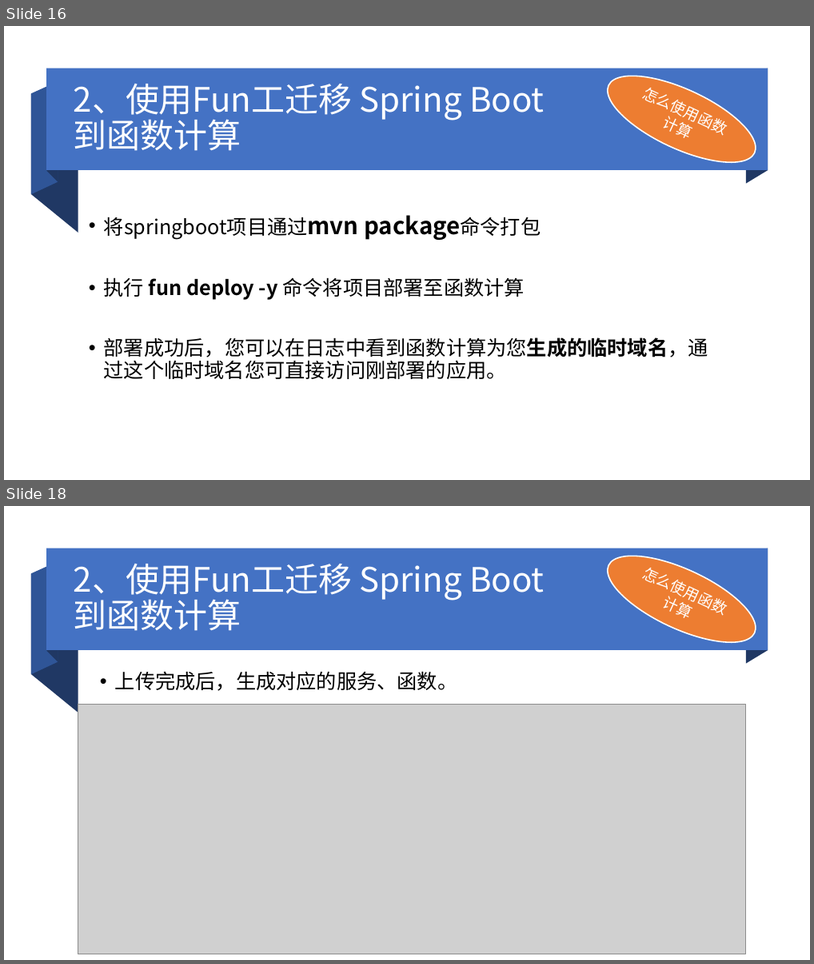
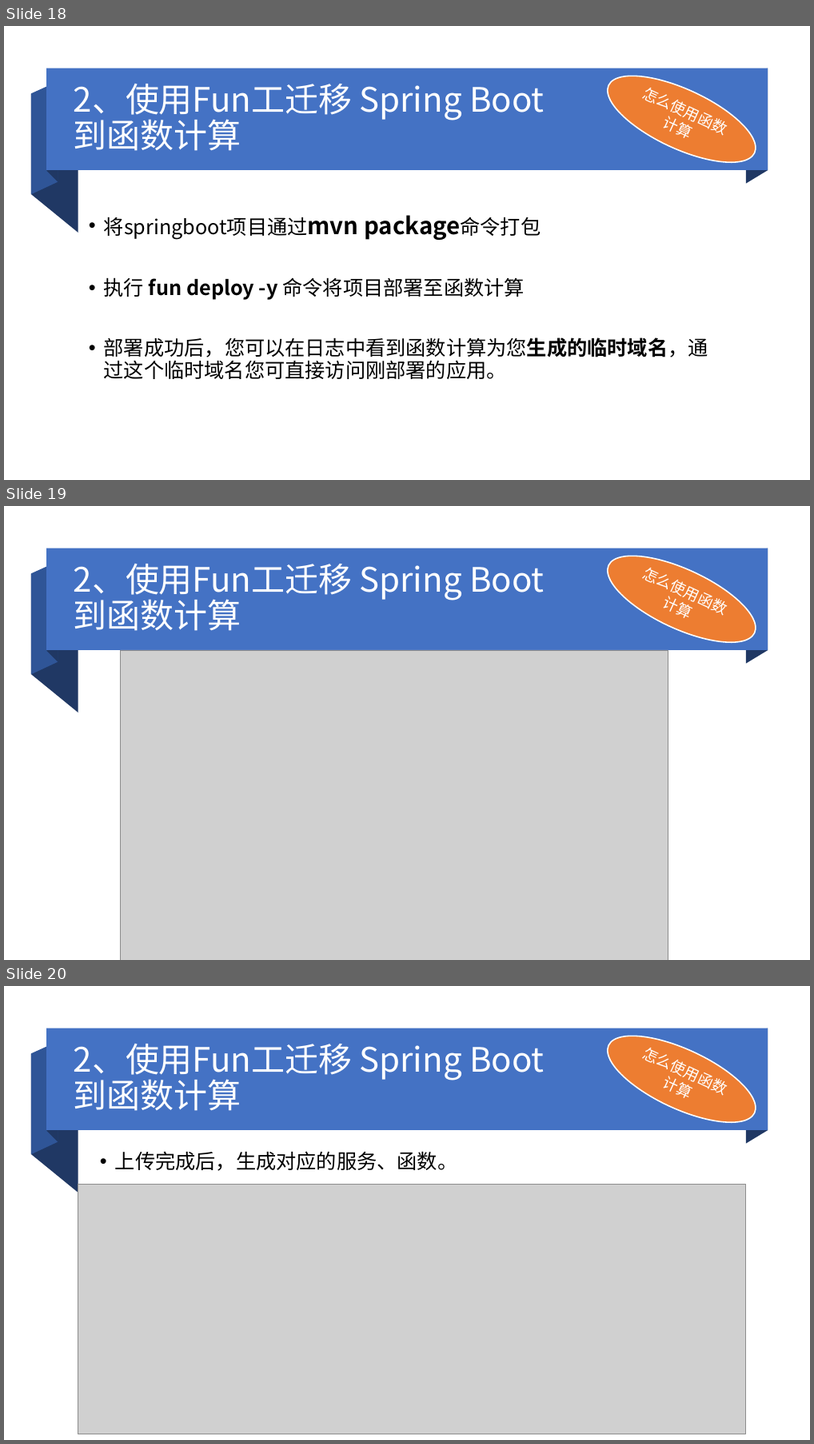
Before and after one commit to wangqisong/fc, a slide deck: doc/阿里云函数计算.pptx. Shown one above the other, each under a label of ours: slides 16 and 18 before the commit, slides 18, 19 and 20 after it; the slides between them are not shown. The pictures are 814x964 and 814x1444 pixels, drawn with LibreOffice and Linux fonts; fonts in the diff are those of the drawing; grey boxes stand for pictures. Boxes give left, top, right and bottom in pixels: in the first picture for what was removed or moved away, otherwise in the second. Text is boxed around its words. In the diff, an @@ line names an element or a change of style, - is before the commit and + after.

```diff
--- a/doc/阿里云函数计算.pptx
+++ b/doc/阿里云函数计算.pptx
@@ slide 19 added at box(4, 506, 810, 960), background #FFFFFF @@
@@ rectangle added at box(46, 548, 768, 651), fill #4472C4 @@
@@ freeform shape added at box(47, 548, 58, 661), fill #203864 @@
@@ ellipse added at box(597, 539, 768, 660), fill #ED7D31, outline #FFFFFF 1.5 pt, 18 pt, text #FFFFFF @@
+怎么使用函数计算
@@ freeform shape added at box(746, 548, 768, 664), fill #203864 @@
@@ freeform shape added at box(31, 574, 78, 712), fill #203864 @@
@@ freeform shape added at box(31, 562, 58, 675), fill #2F5597 @@
@@ title added at box(74, 564, 544, 631), 40 pt, text #FFFFFF @@
+2、使用Fun工迁移 Spring Boot 到函数计算
@@ picture added at box(121, 650, 669, 960) @@
@@ what was slide 16 is now slide 18 @@
@@ what was slide 18 is now slide 20 @@
```
Also in this commit, not shown: 9 slides changed, 1 other slide added.
